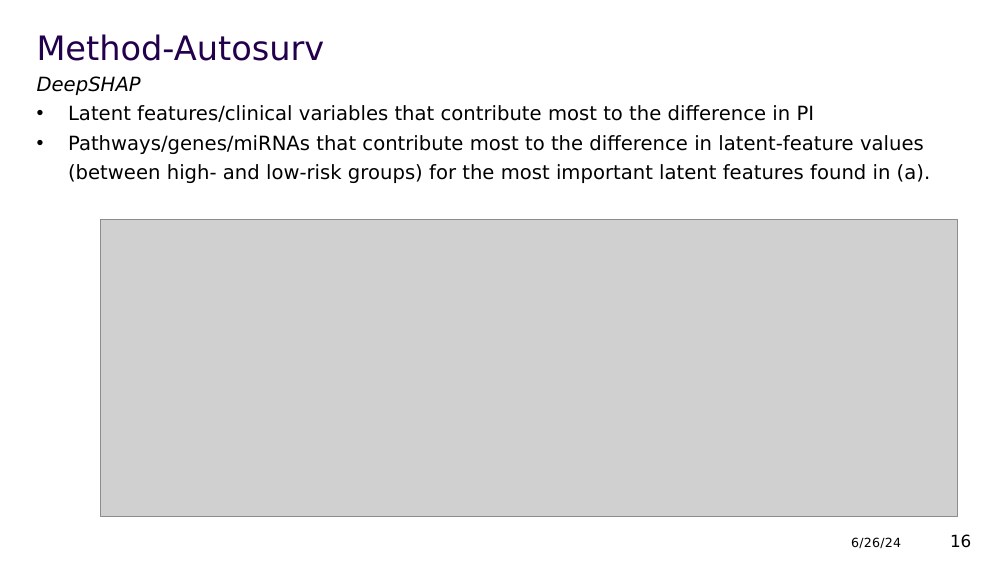
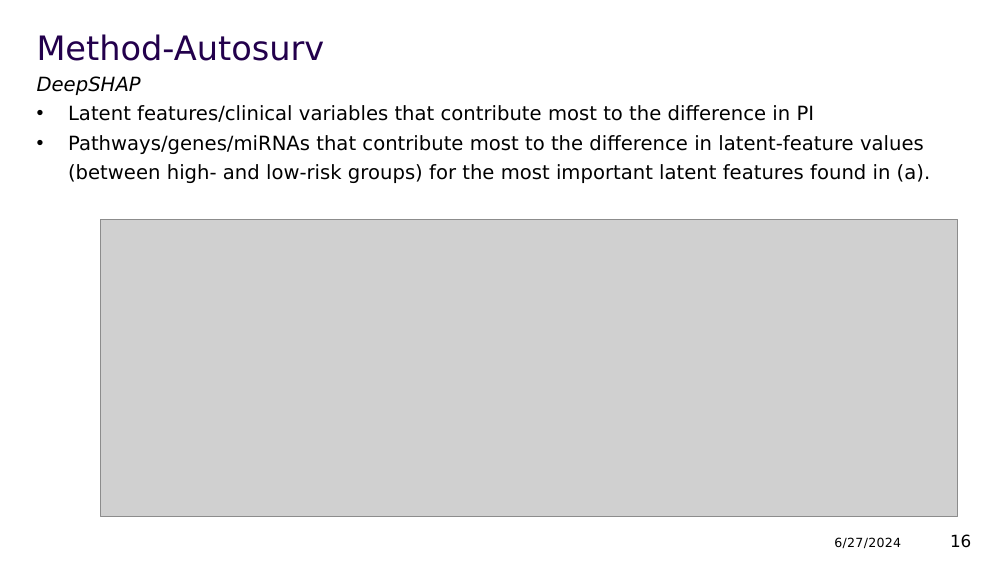
Before and after one commit to ywu39393/Autosurv, a slide deck: slide 16 of Summary/Summary.pptx. Drawn at 1008x567 pixels with LibreOffice and Linux fonts; fonts in the diff are those of the drawing; grey boxes stand for pictures; background and template pictures are left out. Boxes give left, top, right and bottom in pixels: in the first picture for what was removed or moved away, otherwise in the second. Text is boxed around its words. In the diff, an @@ line names an element or a change of style, - is before the commit and + after.

```diff
--- a/Summary/Summary.pptx
+++ b/Summary/Summary.pptx
@@ text at [834, 537, 901, 548]: text changed @@
-6/26/24
+6/27/2024
```
Also in this commit, not shown: 19 other slides changed.
